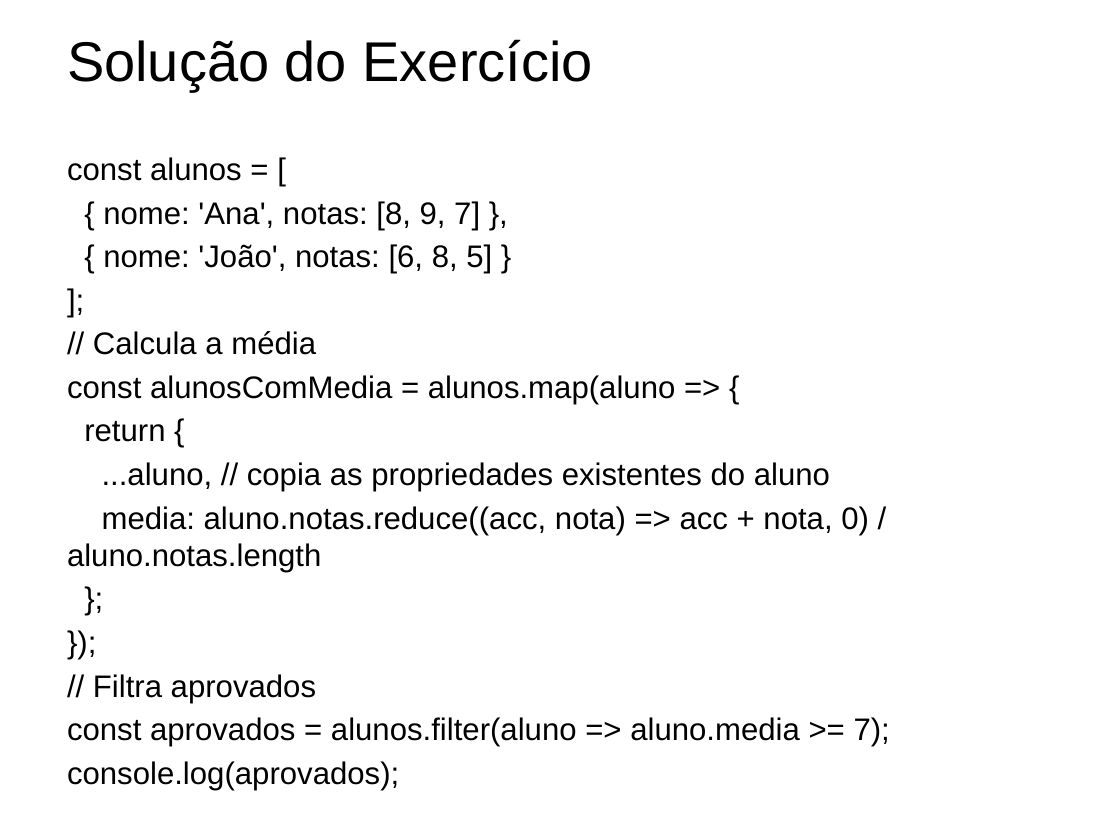
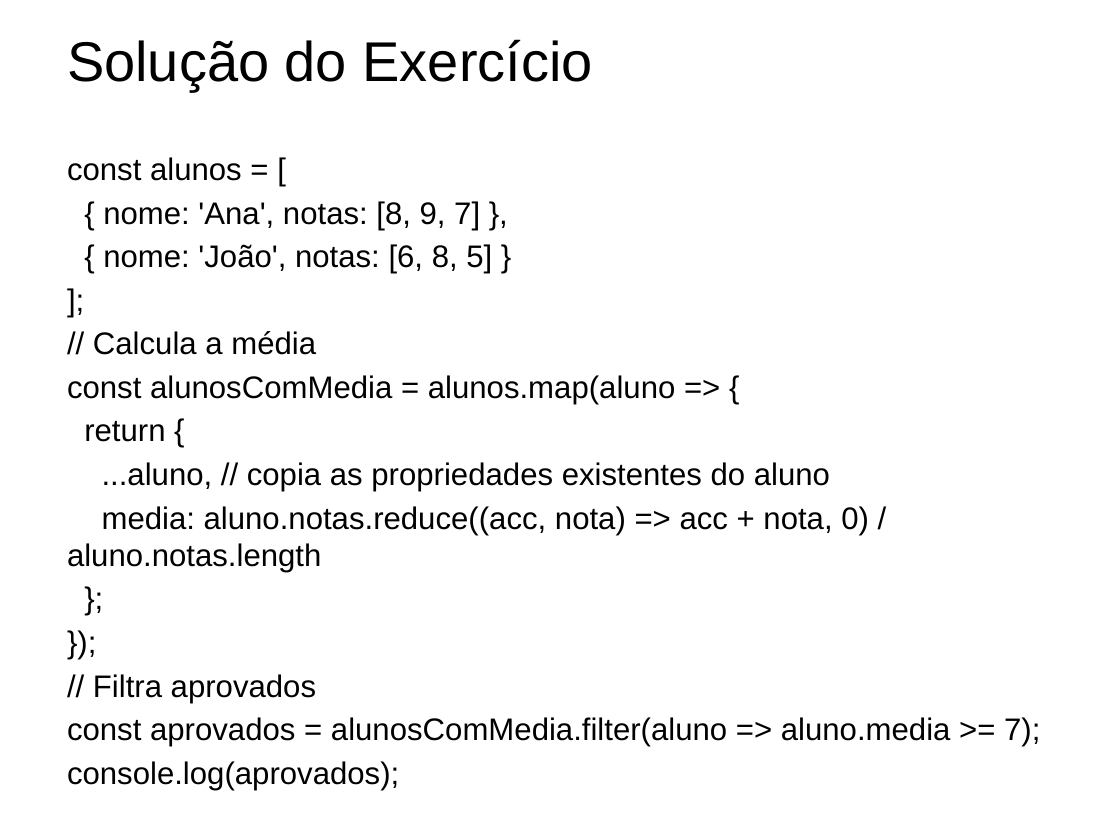
Before and after one commit to ProfessorJeanMax/Senac-Turma-5933, a slide deck: slide 15 of Slides/Javascript/Estruturas Dados Iteracao.pptx. Drawn at 1120x840 pixels with LibreOffice and Linux fonts; fonts in the diff are those of the drawing; background and template pictures are left out. Boxes give left, top, right and bottom in pixels: in the first picture for what was removed or moved away, otherwise in the second. Text is boxed around its words. In the diff, an @@ line names an element or a change of style, - is before the commit and + after.

Commit message:
fix: alteração slide estrutura dados

```diff
--- a/Slides/Javascript/Estruturas Dados Iteracao.pptx
+++ b/Slides/Javascript/Estruturas Dados Iteracao.pptx
@@ text at (67, 717, 1040, 746): text changed @@
-const aprovados = alunos.filter(aluno => aluno.media >= 7);
+const aprovados = alunosComMedia.filter(aluno => aluno.media >= 7);
```
